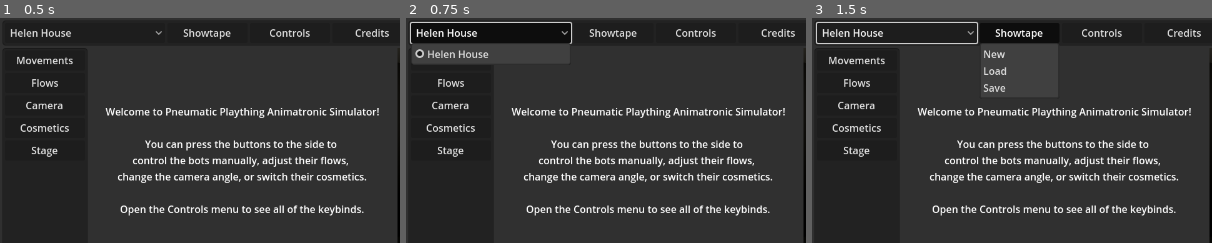
Above: before the commit, frames 1-3 (left to right).
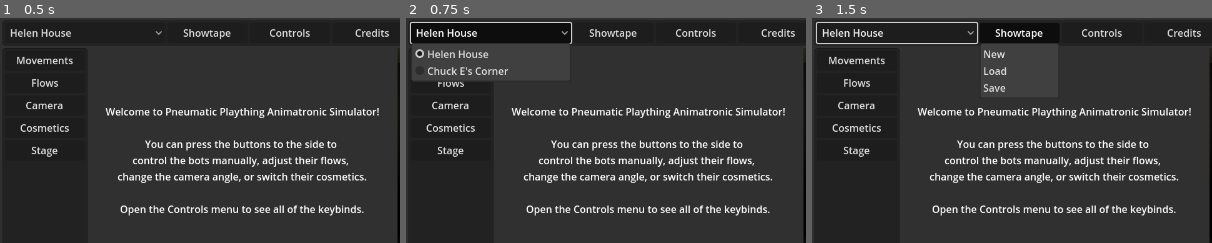
Above: after the commit, the same moments.

Repository: pizzaperp95/PneumaticPlaything
Game: Godot game, scene res://Scenes/GUI/EditorScreen.tscn
Same seed, same stepped clock (60 frames per second), same inputs: the game is played once before the commit and once after it.
Inputs:
- Up to frame 1 (0.5 s): no input
- Up to frame 2 (0.75 s): click "Helen House" at 0.5 s
- Up to frame 3 (1.5 s): click "Showtape" at 1.25 s
The pictures show only the part of the screen within x 0-50%, y 0-50%; the shares and areas given below are measured in that part.

Frame 1 is identical in both runs. In frame 2, 1.5% of the frame differs, in the area x 1-41%, y 20-29%; in frame 3, nothing differs.

Commit message:
chuck e!

Diff:
--- a/Scenes/GUI/Controls/FlowControl.tscn
+++ b/Scenes/GUI/Controls/FlowControl.tscn
@@ -1,10 +1,6 @@
-[gd_scene load_steps=3 format=3 uid="uid://blg1c3v4o44of"]
+[gd_scene load_steps=2 format=3 uid="uid://blg1c3v4o44of"]
 
 [ext_resource type="Script" uid="uid://blhv0kms1sleu" path="res://Scripts/FlowControl.gd" id="1_6sy3t"]
-
-[sub_resource type="StyleBoxFlat" id="StyleBoxFlat_6sy3t"]
-border_width_left = 1
-border_color = Color(0.0941176, 0.0941176, 0.0941176, 1)
 
 [node name="FlowControl" type="Control"]
 layout_mode = 3
@@ -22,66 +18,34 @@
 layout_mode = 0
 offset_left = 4.0
 offset_top = 4.0
-offset_right = 167.0
+offset_right = 244.0
 offset_bottom = 36.0
 text = "Movement"
 vertical_alignment = 1
 clip_text = true
 text_overrun_behavior = 3
 
-[node name="InSlider" type="HSlider" parent="Panel"]
-layout_mode = 2
-offset_left = 171.0
-offset_top = 4.0
-offset_right = 235.0
-offset_bottom = 36.0
-size_flags_vertical = 1
-max_value = 5.0
-step = 0.1
-value = 1.0
-
 [node name="InStepper" type="SpinBox" parent="Panel"]
 layout_mode = 0
-offset_left = 239.0
+offset_left = 248.0
 offset_top = 4.0
-offset_right = 335.0
+offset_right = 376.0
 offset_bottom = 36.0
-max_value = 5.0
+max_value = 10000.0
 step = 0.1
 value = 1.0
 prefix = "In:"
 
-[node name="OutSlider" type="HSlider" parent="Panel"]
-layout_mode = 2
-offset_left = 344.0
-offset_top = 4.0
-offset_right = 408.0
-offset_bottom = 36.0
-size_flags_vertical = 1
-max_value = 5.0
-step = 0.1
-value = 1.0
-
 [node name="OutStepper" type="SpinBox" parent="Panel"]
 layout_mode = 0
-offset_left = 412.0
+offset_left = 380.0
 offset_top = 4.0
 offset_right = 508.0
 offset_bottom = 36.0
-max_value = 5.0
+max_value = 10.0
 step = 0.1
 value = 1.0
 prefix = "Out:"
 
-[node name="VSeparator" type="VSeparator" parent="Panel"]
-layout_mode = 0
-offset_left = 337.0
-offset_top = 4.0
-offset_right = 341.0
-offset_bottom = 36.0
-theme_override_styles/separator = SubResource("StyleBoxFlat_6sy3t")
-
-[connection signal="value_changed" from="Panel/InSlider" to="." method="_on_in_slider_value_changed"]
 [connection signal="value_changed" from="Panel/InStepper" to="." method="_on_in_stepper_value_changed"]
-[connection signal="value_changed" from="Panel/OutSlider" to="." method="_on_out_slider_value_changed"]
 [connection signal="value_changed" from="Panel/OutStepper" to="." method="_on_out_stepper_value_changed"]
--- a/Scenes/GUI/EditorScreen.tscn
+++ b/Scenes/GUI/EditorScreen.tscn
@@ -197,9 +197,11 @@
 offset_right = 260.0
 offset_bottom = 36.0
 selected = 0
-item_count = 1
+item_count = 2
 popup/item_0/text = "Helen House"
 popup/item_0/id = 0
+popup/item_1/text = "Chuck E's Corner"
+popup/item_1/id = 1
 
 [node name="MenuButton" type="MenuButton" parent="MenuBar"]
 layout_mode = 0
@@ -539,6 +541,7 @@
 anchors_preset = 0
 
 [node name="VScrollBar" type="VScrollBar" parent="FlyoutPanel/Movements"]
+layout_mode = 0
 offset_left = 264.0
 offset_top = 4.0
 offset_right = 272.0
@@ -729,7 +732,9 @@
 
 Interface Design: Persephone
 Simulator Backend: Persephone
-3-Stage Helen Henny Model: Persephone
+3-Stage Models: Persephone
+PTT Cybers Models: Persephone
+Chuck E's Corner Stage: Luigigamin212
 
 This project is not associated with CEC Entertainment LLC.
 or Creative Engineering Inc."
--- /dev/null
+++ b/Scenes/Stages/ChuckEsCorner.tscn
@@ -0,0 +1,38 @@
+[gd_scene load_steps=4 format=3 uid="uid://dw3eplmapm5gc"]
+
+[ext_resource type="PackedScene" uid="uid://bb70mexwmq1ta" path="res://Models/Cyberamics/PTTChuck.glb" id="1_m77pm"]
+[ext_resource type="Script" uid="uid://bu68w4jnh0n2b" path="res://Scripts/AnimatronicController.gd" id="2_8qvk7"]
+
+[sub_resource type="Environment" id="Environment_4uxdq"]
+ambient_light_source = 1
+
+[node name="ChuckEsCorner" type="Node3D"]
+
+[node name="Chuck" parent="." instance=ExtResource("1_m77pm")]
+transform = Transform3D(-1, 0, 8.74228e-08, 0, 1, 0, -8.74228e-08, 0, -1, 0, 0, 0)
+script = ExtResource("2_8qvk7")
+
+[node name="Angle 1" type="Camera3D" parent="."]
+transform = Transform3D(-1, 1.31602e-08, -1.50421e-07, 0, 0.996195, 0.0871557, 1.50996e-07, 0.0871557, -0.996195, 0, 1.5, -3)
+fov = 60.0
+
+[node name="WorldEnvironment" type="WorldEnvironment" parent="."]
+environment = SubResource("Environment_4uxdq")
+
+[node name="SpotLight3D" type="SpotLight3D" parent="."]
+transform = Transform3D(-0.972974, -0.0597654, 0.223048, 2.26267e-08, 0.965926, 0.258819, -0.230916, 0.251824, -0.939821, 0.217544, 1.51501, -1.04223)
+light_color = Color(1, 0.9625, 0.85, 1)
+light_energy = 2.0
+spot_range = 1.3068
+spot_angle = 27.449
+spot_angle_attenuation = 0.1
+
+[node name="OmniLight3D" type="OmniLight3D" parent="."]
+transform = Transform3D(1, 0, 0, 0, 1, 0, 0, 0, 1, 2, 2.5, -3)
+light_color = Color(1, 0.960784, 0.85098, 1)
+light_energy = 0.5
+
+[node name="OmniLight3D2" type="OmniLight3D" parent="."]
+transform = Transform3D(1, 0, 0, 0, 1, 0, 0, 0, 1, -2, 2.5, -3)
+light_color = Color(1, 0.960784, 0.85098, 1)
+light_energy = 0.5
--- a/Scripts/EditorScreen.gd
+++ b/Scripts/EditorScreen.gd
@@ -66,6 +66,31 @@
 				"Unused 32": ["None"],
 			}
 		}
+	},
+	"Chuck E's Corner":
+	{
+		"bits": 8,
+		"scene": "res://Scenes/Stages/ChuckEsCorner.tscn",
+		"scene_ref_base": "SubViewport/ChuckEsCorner/",
+		"camera_count": 1,
+
+		"ust_character": "Chuck E.",
+		"ust_stage": "Cyberamics (Single Character)",
+
+		"bit_mapping":
+		{
+			"Chuck":
+			{
+				"Mouth": [7.5, 6.0],
+				"Head Left": [0.8, 1.0],
+				"Head Right": [1.0, 1.0],
+				"Head Up": [2.0, 1.0],
+				"Eyes Left": [4.0, 3.0],
+				"Eyes Right": [4.0, 3.0],
+				"Eyelids": [7.5, 5.0],
+				"Right Arm": [2.0, 1.0],
+			}
+		}
 	}
 }
 
@@ -145,6 +170,7 @@
 	$CameraPreview.visible = true
 
 func _on_stage_change_overwrite_confirmation_dialog_confirmed() -> void:
+	erase_all.emit()
 	current_stage = $MenuBar/StageSelector.get_item_text($MenuBar/StageSelector.selected)
 	reload_stage(true)
 
@@ -292,7 +318,7 @@
 			DisplayServer.window_set_mode(DisplayServer.WINDOW_MODE_WINDOWED)
 	if (event.is_action_pressed("cycle_camera_angle")):
 		cam_index += 1
-		get_node("SubViewport/HelenHouse/Angle " + str((cam_index % stages_info[current_stage]["camera_count"])+1)).current = true
+		get_node(stages_info[current_stage]["scene_ref_base"] + "Angle " + str((cam_index % stages_info[current_stage]["camera_count"])+1)).current = true
 	if (transport_enabled):
 		if event.is_action_pressed("sequencer_play_pause"):
 			if (playing): _on_pause_button_pressed()
--- a/Scripts/FlowControl.gd
+++ b/Scripts/FlowControl.gd
@@ -8,27 +8,13 @@
 
 func _ready() -> void:
 	$Panel/Label.text = self.name
-	$Panel/InSlider.value = self.in_value
 	$Panel/InStepper.value = self.in_value
-	$Panel/OutSlider.value = self.out_value
 	$Panel/OutStepper.value = self.out_value
 
-func _on_in_slider_value_changed(value: float) -> void:
-	self.in_value = $Panel/InSlider.value
-	$Panel/InStepper.value = value
+func _on_in_stepper_value_changed(value: float) -> void:
+	self.in_value = value
 	in_value_updated.emit(value)
 
-func _on_in_stepper_value_changed(value: float) -> void:
-	self.in_value = $Panel/InStepper.value
-	$Panel/InSlider.value = value
-	in_value_updated.emit(value)
-
-func _on_out_slider_value_changed(value: float) -> void:
-	self.out_value = $Panel/OutSlider.value
-	$Panel/OutStepper.value = value
+func _on_out_stepper_value_changed(value: float) -> void:
+	self.out_value = value
 	out_value_updated.emit(value)
-
-func _on_out_stepper_value_changed(value: float) -> void:
-	self.out_value = $Panel/OutStepper.value
-	$Panel/OutSlider.value = value
-	out_value_updated.emit(value)
--- a/project.godot
+++ b/project.godot
@@ -27,6 +27,7 @@
 ui_accept={
 "deadzone": 0.5,
 "events": [Object(InputEventKey,"resource_local_to_scene":false,"resource_name":"","device":0,"window_id":0,"alt_presse …(194 unchanged characters)…
+, Object(InputEventKey,"resource_local_to_scene":false,"resource_name":"","device":0,"window_id":0,"alt_pressed":false,"shift_pressed":false,"ctrl_pressed":false,"meta_pressed":false,"pressed":false,"keycode":4194310,"physical_keycode":0,"key_label":0,"unicode":0,"location":0,"echo":false,"script":null)
 ]
 }
 ui_select={
@@ -137,11 +138,6 @@
 "deadzone": 0.5,
 "events": []
 }
-ui_text_backspace={
-"deadzone": 0.5,
-"events": [Object(InputEventKey,"resource_local_to_scene":false,"resource_name":"","device":-1,"window_id":0,"alt_pressed":false,"shift_pressed":false,"ctrl_pressed":false,"meta_pressed":false,"pressed":false,"keycode":0,"physical_keycode":4194308,"key_label":0,"unicode":0,"location":0,"echo":false,"script":null)
-]
-}
 ui_text_backspace_word={
 "deadzone": 0.5,
 "events": []
@@ -154,10 +150,6 @@
 "deadzone": 0.5,
 "events": []
 }
-ui_text_delete={
-"deadzone": 0.5,
-"events": []
-}
 ui_text_delete_word={
 "deadzone": 0.5,
 "events": []
@@ -303,10 +295,6 @@
 "events": []
 }
 ui_menu={
-"deadzone": 0.5,
-"events": []
-}
-ui_text_submit={
 "deadzone": 0.5,
 "events": []
 }
Binary file added: Models/ChuckEsCorner/data.bin
Binary file added: Models/Cyberamics/PTTChuck.glb
Not shown, added: Models/Cyberamics/PTTChuck.glb.import
Binary file added: Models/Cyberamics/PTTChuck_derby.png
Not shown, added: Models/Cyberamics/PTTChuck_derby.png.import
Binary file added: Models/Cyberamics/PTTChuck_eyes.png
Not shown, added: Models/Cyberamics/PTTChuck_eyes.png.import
Binary file added: Models/Cyberamics/PTTChuck_fur.png
Not shown, added: Models/Cyberamics/PTTChuck_fur.png.import
Binary file added: Models/Cyberamics/PTTChuck_jaw.png
Not shown, added: Models/Cyberamics/PTTChuck_jaw.png.import
Binary file added: Models/Cyberamics/PTTChuck_mic.png
(and 3 more such lines)
